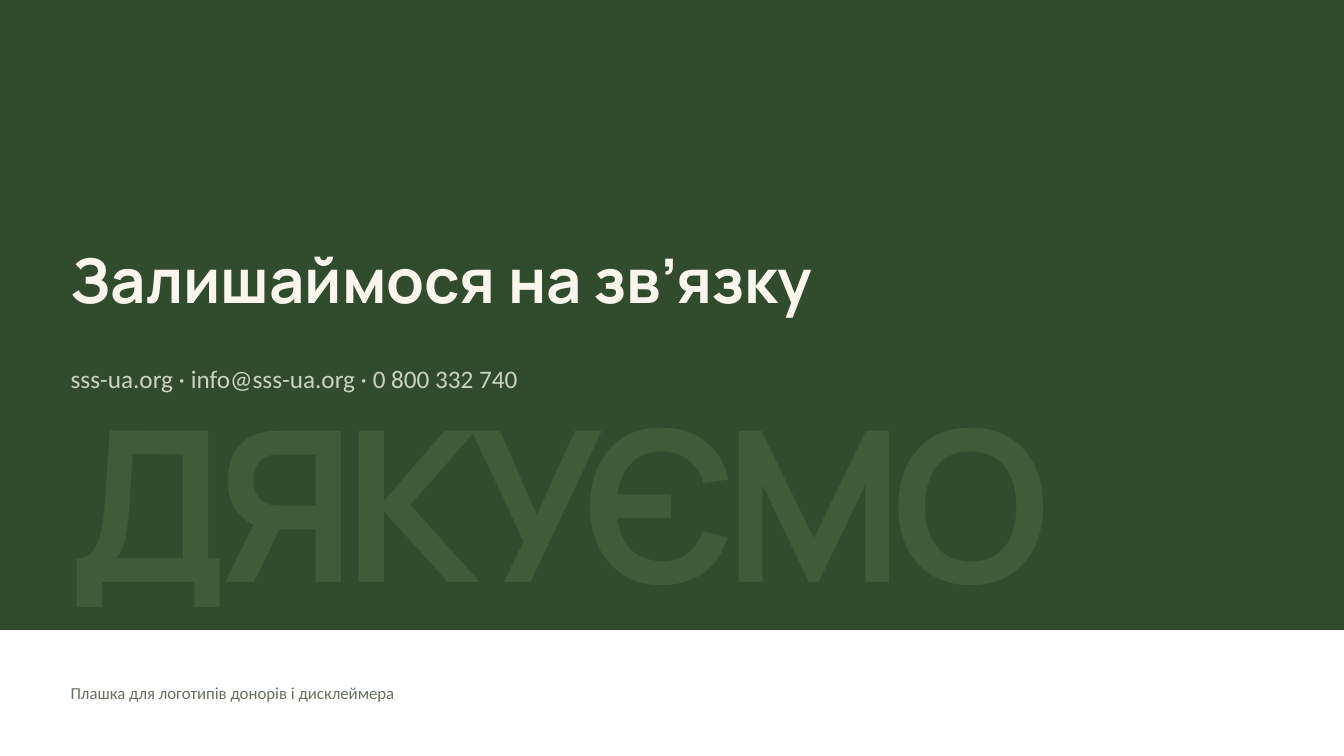
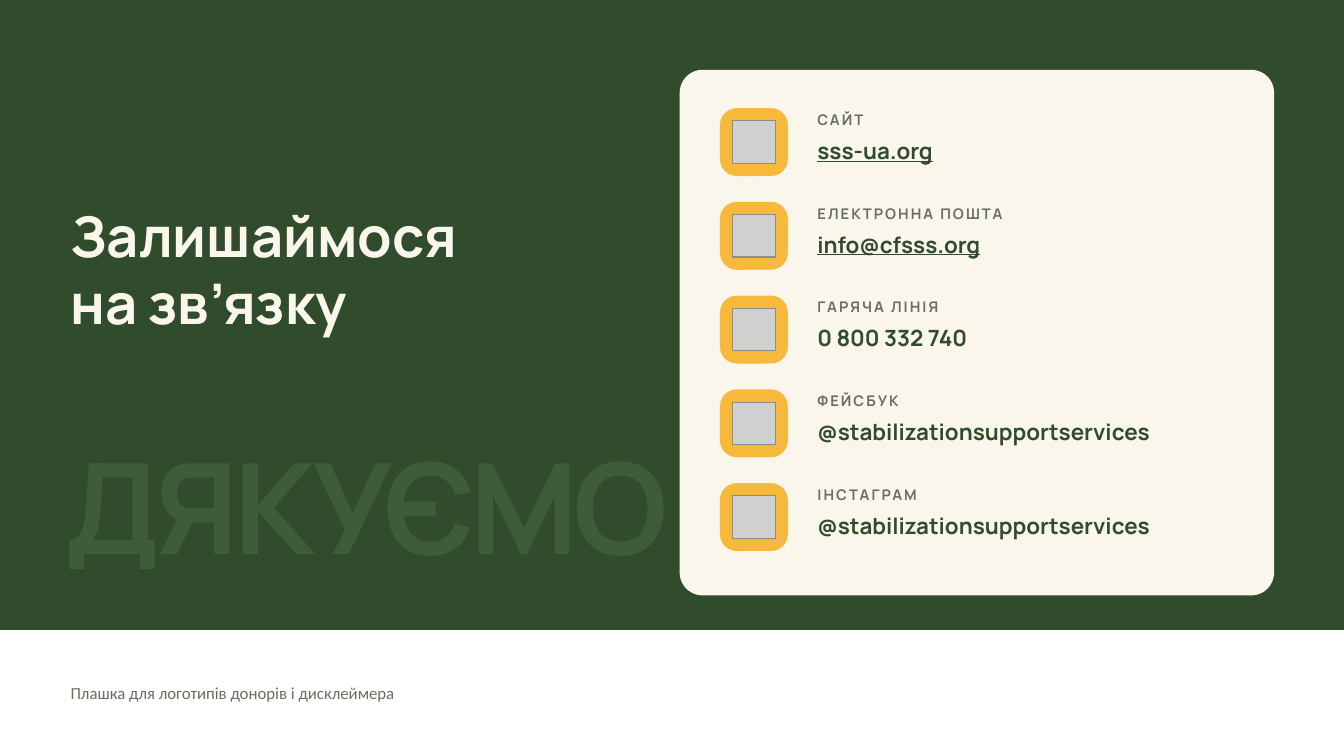
Before and after one commit to ikolosovskiy/SSS_brand, a slide deck: slide 10 of templates/pptx/SSS_presentation_16x9.pptx. Drawn at 1344x756 pixels with LibreOffice and Linux fonts; fonts in the diff are those of the drawing; grey boxes stand for pictures; background and template pictures are left out. Boxes give left, top, right and bottom in pixels: in the first picture for what was removed or moved away, otherwise in the second. Text is boxed around its words. In the diff, an @@ line names an element or a change of style, - is before the commit and + after.

```diff
--- a/templates/pptx/SSS_presentation_16x9.pptx
+++ b/templates/pptx/SSS_presentation_16x9.pptx
@@ rounded rectangle added at [681, 71, 1273, 595], fill #FBF6EC, outline #FBF6EC 1 pt @@
@@ rounded rectangle added at [721, 109, 787, 175], fill #F6B93B, outline #F6B93B 1 pt @@
@@ text added at [817, 112, 863, 125], 10.5 pt, text #66705F, bold @@
+САЙТ
@@ picture added at [733, 121, 775, 163] @@
@@ text added at [817, 146, 932, 165], 16 pt, text #314C2C, bold, underline @@
+sss-ua.org
@@ rounded rectangle added at [721, 203, 787, 269], fill #F6B93B, outline #F6B93B 1 pt @@
@@ text added at [817, 208, 1002, 219], 10.5 pt, text #66705F, bold @@
+ЕЛЕКТРОННА ПОШТА
@@ title at [71, 215, 457, 338]: text changed; size 44 to 40 pt @@
-Залишаймося на зв’язку
+Залишаймося
+на зв’язку
@@ picture added at [733, 215, 775, 257] @@
@@ text added at [817, 236, 980, 259], 16 pt, text #314C2C, bold, underline @@
+info@cfsss.org
@@ rounded rectangle added at [721, 296, 787, 363], fill #F6B93B, outline #F6B93B 1 pt @@
@@ picture added at [733, 309, 775, 351] @@
@@ text added at [817, 301, 938, 312], 10.5 pt, text #66705F, bold @@
+ГАРЯЧА ЛІНІЯ
@@ text added at [817, 329, 967, 347], 16 pt, text #314C2C, bold @@
+0 800 332 740
@@ text removed at [71, 370, 517, 393] @@
-sss-ua.org · info@sss-ua.org · 0 800 332 740
@@ text "ДЯКУЄМО" at [66, 398, 701, 580]: size 150 to 90 pt, letter spacing -8 to -3 pt @@
@@ rounded rectangle added at [721, 390, 787, 457], fill #F6B93B, outline #F6B93B 1 pt @@
@@ picture added at [733, 402, 775, 445] @@
@@ text added at [817, 393, 898, 406], 10.5 pt, text #66705F, bold @@
+ФЕЙСБУК
@@ text added at [817, 423, 1149, 446], 16 pt, text #314C2C, bold @@
+@stabilizationsupportservices
@@ rounded rectangle added at [721, 484, 787, 551], fill #F6B93B, outline #F6B93B 1 pt @@
@@ picture added at [733, 496, 775, 538] @@
@@ text added at [818, 486, 1243, 512], 10.5 pt, text #66705F, bold @@
+ІНСТАГРАМ
@@ text added at [817, 517, 1149, 540], 16 pt, text #314C2C, bold @@
+@stabilizationsupportservices
```
Also in this commit, not shown: 48 other files.
